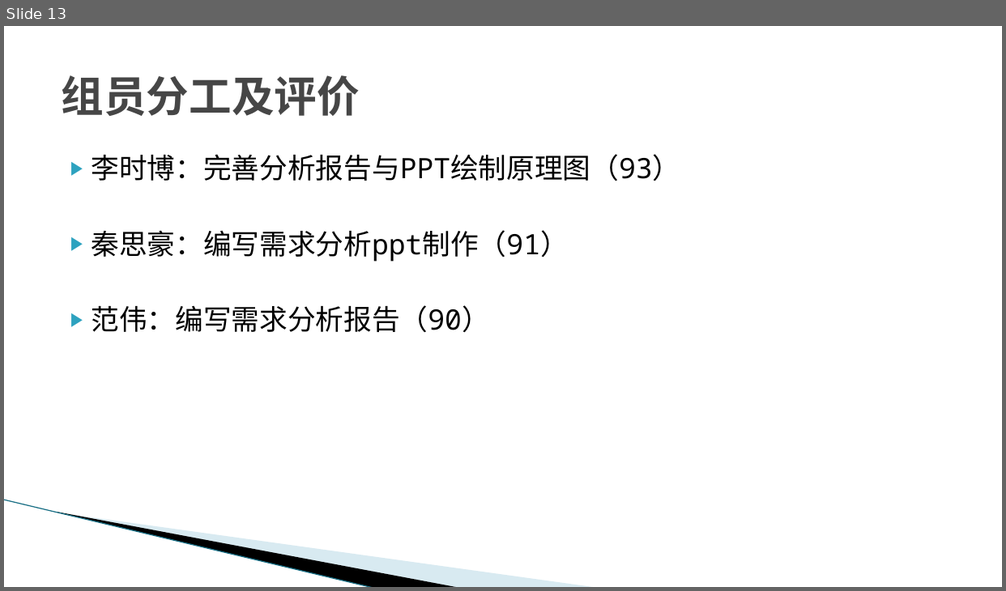
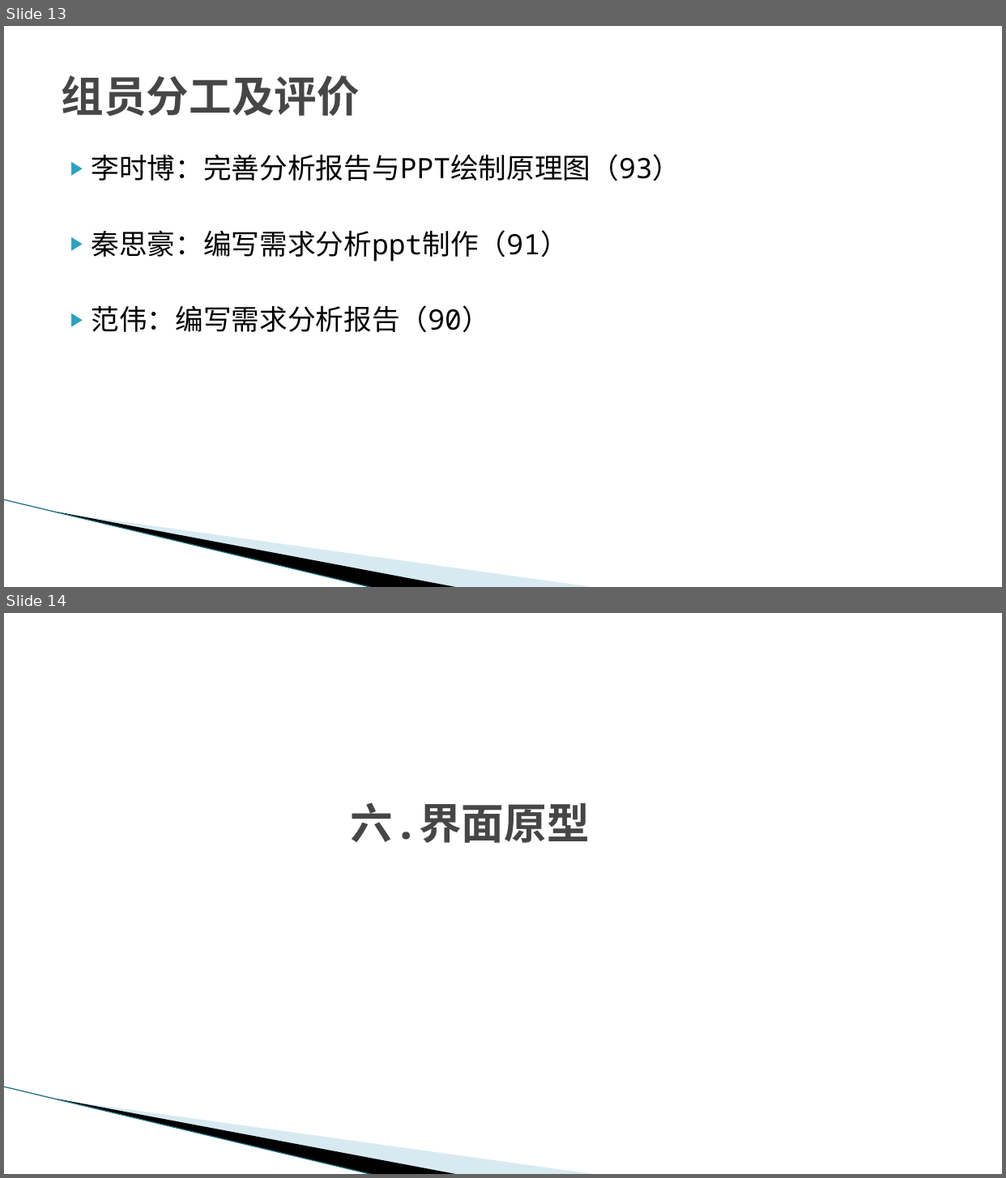
Before and after one commit to G17workfordadoudou/dadoudou, a slide deck: SE2022-G17小组-软件需求.pptx. Shown one above the other, each under a label of ours: slide 13 before the commit, slides 13 and 14 after it. The pictures are 1006x591 and 1006x1178 pixels, drawn with LibreOffice and Linux fonts; fonts in the diff are those of the drawing; background and template pictures are left out. Boxes give left, top, right and bottom in pixels: in the first picture for what was removed or moved away, otherwise in the second. Text is boxed around its words. In the diff, an @@ line names an element or a change of style, - is before the commit and + after.

```diff
--- a/SE2022-G17小组-软件需求.pptx
+++ b/SE2022-G17小组-软件需求.pptx
@@ slide 14 added at (4,613,1002,1174), background #FFFFFF; not listed: 3 template elements that a slide beside it also shows @@
@@ title added at (351,803,590,843), 41 pt, text #464646, bold @@
+六.界面原型
```
Also in this commit, not shown: 2 slides changed, 1 other slide added, 1 other file.
